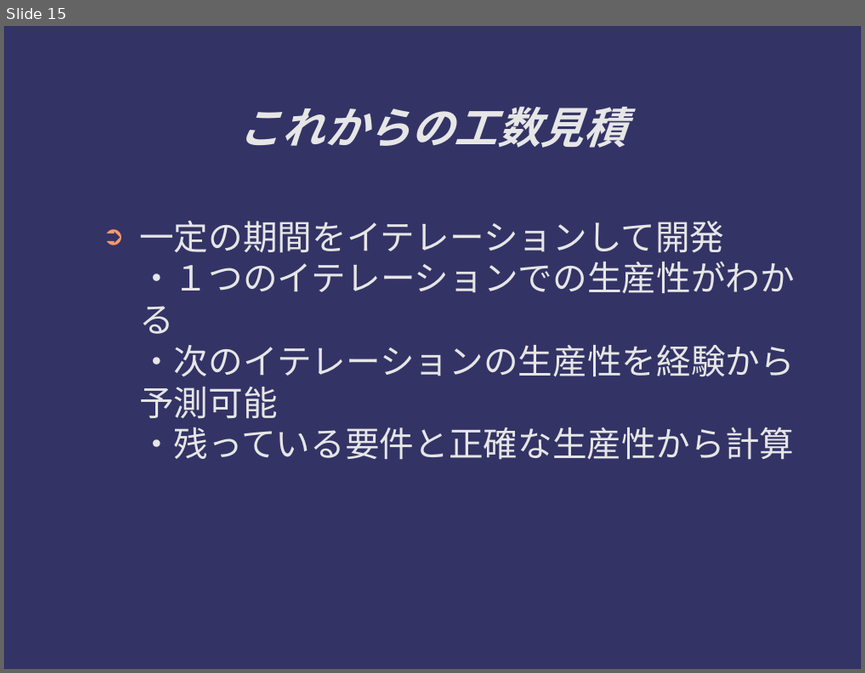
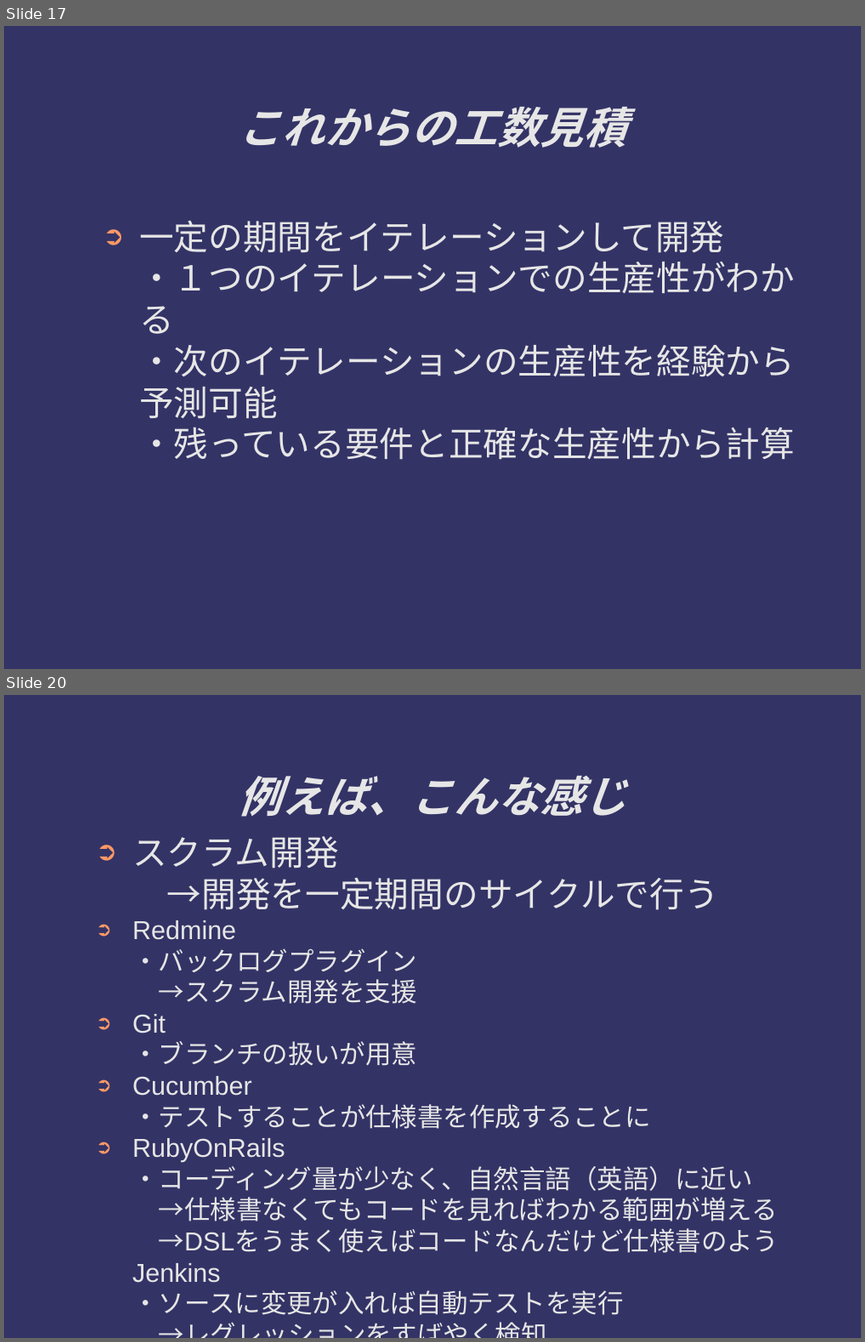
Before and after one commit to ichylinux/daddy, a slide deck: doc/concept.odp. Shown one above the other, each under a label of ours: slide 15 before the commit, slides 17 and 20 after it; the slides between them are not shown. The pictures are 865x673 and 865x1342 pixels, drawn with LibreOffice and Linux fonts; fonts in the diff are those of the drawing. Boxes give left, top, right and bottom in pixels: in the first picture for what was removed or moved away, otherwise in the second. Text is boxed around its words. In the diff, an @@ line names an element or a change of style, - is before the commit and + after.

```diff
--- a/doc/concept.odp
+++ b/doc/concept.odp
@@ slide 20 added at [4, 695, 861, 1338], background #333366 @@
@@ title added at [239, 776, 627, 817], 40 pt, text #E6E6E6, bold, italic @@
+例えば、こんな感じ
@@ text added at [132, 836, 779, 1315], 24 pt, text #E6E6E6 @@
+➲ スクラム開発
+  →開発を一定期間のサイクルで行う
+➲ Redmine
+  ・バックログプラグイン
+  →スクラム開発を支援
+➲ Git
+  ・ブランチの扱いが用意
+➲ Cucumber
+  ・テストすることが仕様書を作成することに
+➲ RubyOnRails
+  ・コーディング量が少なく、自然言語（英語）に近い
+  →仕様書なくてもコードを見ればわかる範囲が増える
+  →DSLをうまく使えばコードなんだけど仕様書のよう
+  Jenkins
+  ・ソースに変更が入れば自動テストを実行
+  →レグレッションをすばやく検知
@@ what was slide 15 is now slide 17 @@
```
Also in this commit, not shown: 5 slides changed, 4 other slides added.
